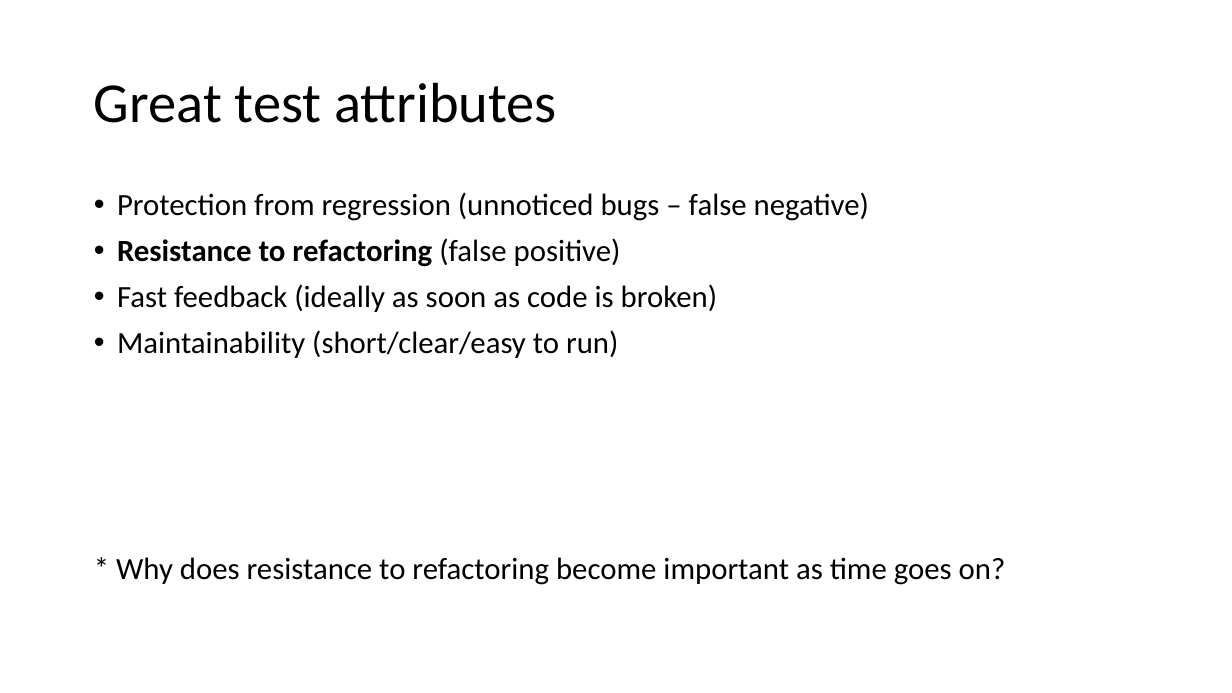
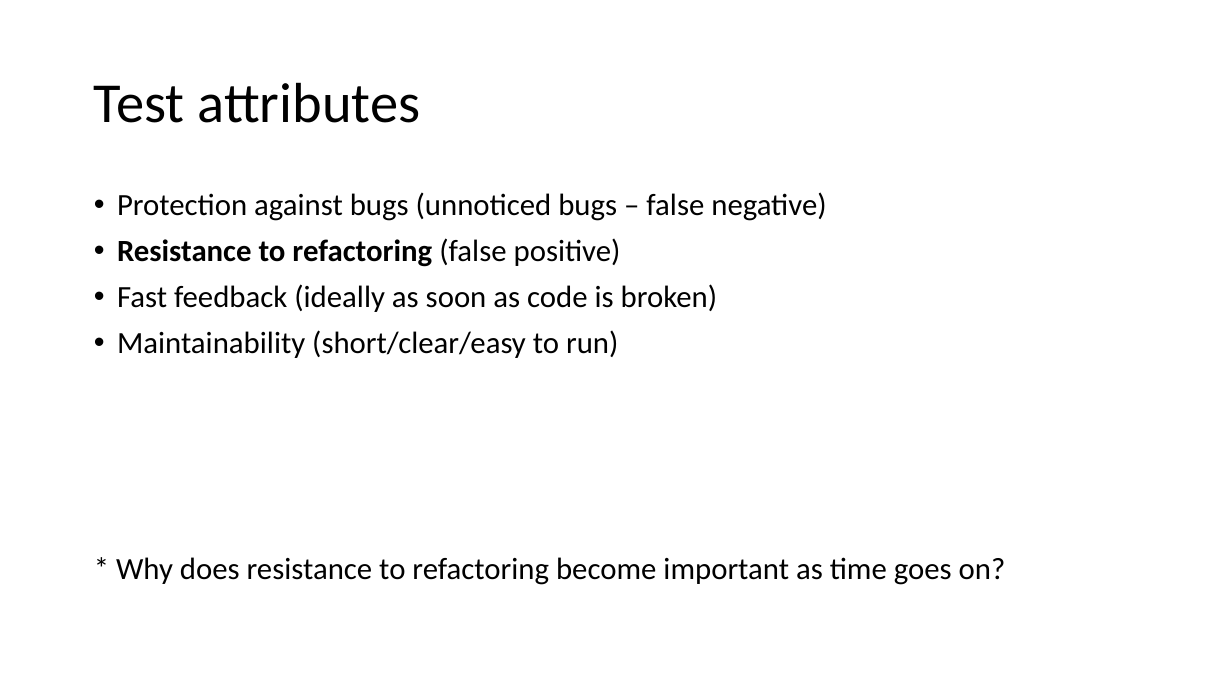
Before and after one commit to magicmanam/slides, a slide deck: slide 15 of automation-testing/unit-testing.pptx. Drawn at 1232x693 pixels with LibreOffice and Linux fonts; fonts in the diff are those of the drawing. Boxes give left, top, right and bottom in pixels: in the first picture for what was removed or moved away, otherwise in the second. Text is boxed around its words. In the diff, an @@ line names an element or a change of style, - is before the commit and + after.

```diff
--- a/automation-testing/unit-testing.pptx
+++ b/automation-testing/unit-testing.pptx
@@ title at [94,82,421,123]: text changed @@
-Great test attributes
+Test attributes
@@ text at [117,192,826,221]: text changed @@
-• Protection from regression (unnoticed bugs – false negative)
+• Protection against bugs (unnoticed bugs – false negative)
```
Also in this commit, not shown: 29 other slides changed.
